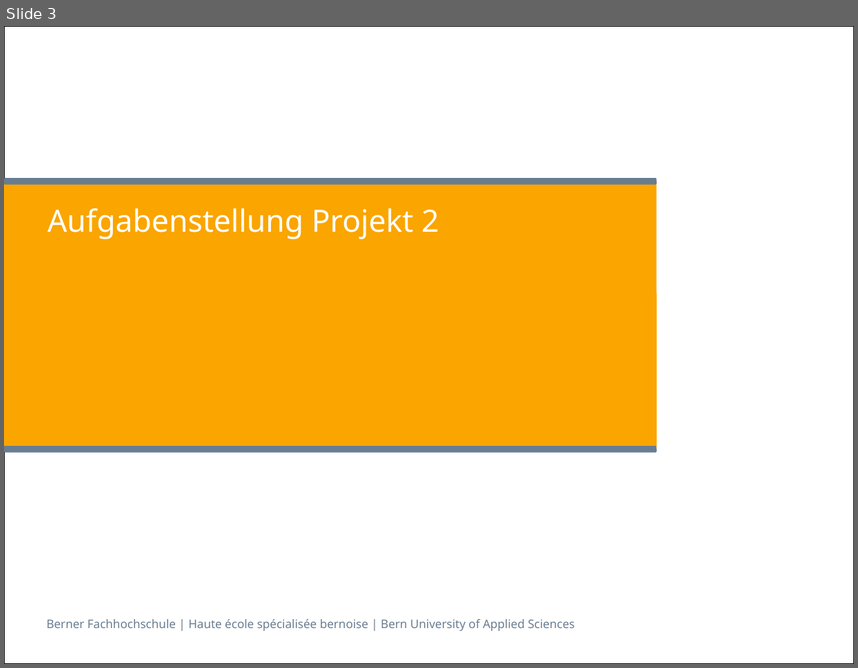
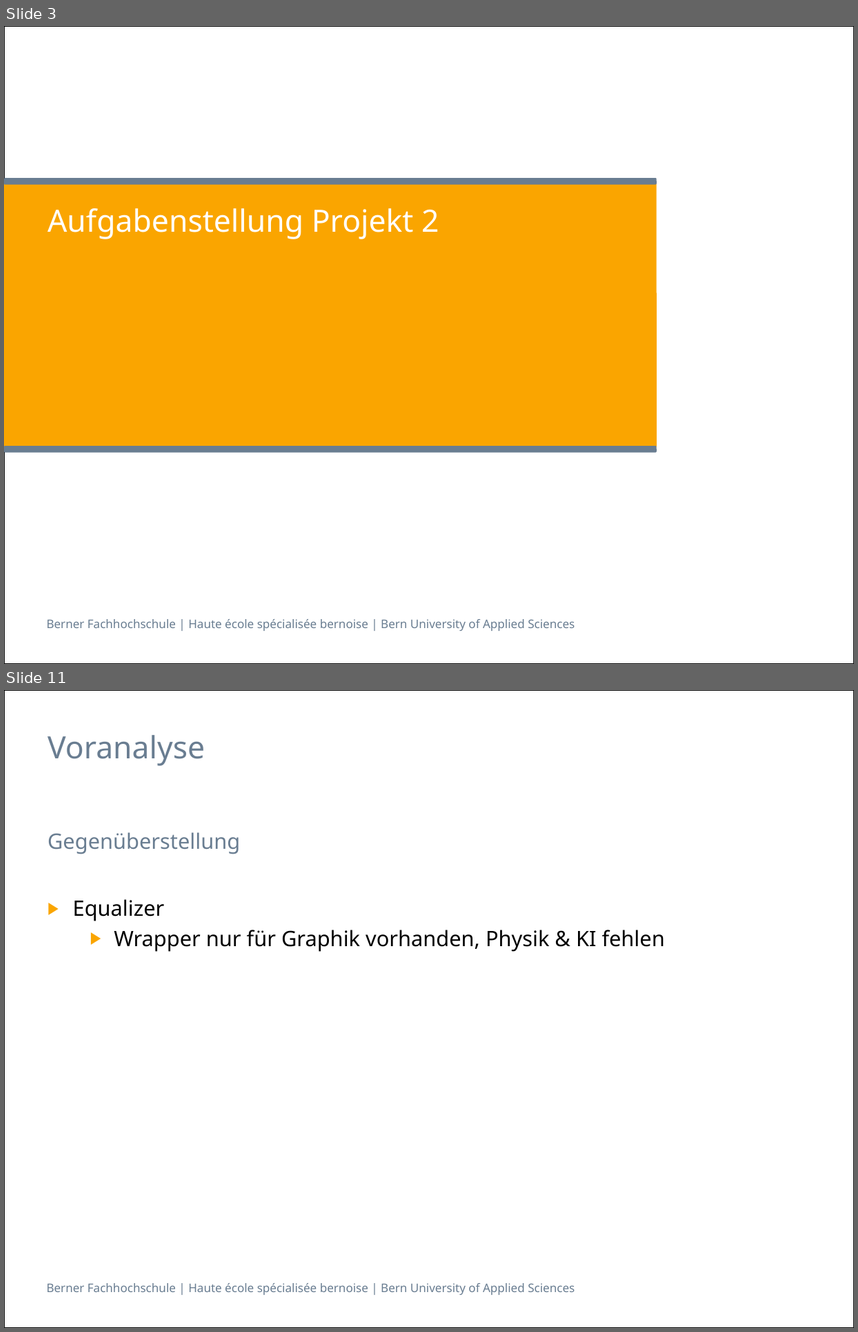
Before and after one commit to villj2/ch.bfh.cpvr.unitycave, a slide deck: docs/presentation/dani.pptx. Shown one above the other, each under a label of ours: slide 3 before the commit, slides 3 and 11 after it; the slides between them are not shown. The pictures are 858x668 and 858x1332 pixels, drawn with LibreOffice and Linux fonts; fonts in the diff are those of the drawing. Boxes give left, top, right and bottom in pixels: in the first picture for what was removed or moved away, otherwise in the second. Text is boxed around its words. In the diff, an @@ line names an element or a change of style, - is before the commit and + after.

```diff
--- a/docs/presentation/dani.pptx
+++ b/docs/presentation/dani.pptx
@@ slide 11 added at <box>4,690,854,1328</box>, background #FFFFFF; not listed: 2 template elements that a slide beside it also shows @@
@@ title added at <box>47,735,205,766</box>, 26 pt, text #697D91 @@
+Voranalyse
@@ text added at <box>47,832,240,854</box>, 18 pt, text #697D91 @@
+Gegenüberstellung
@@ text added at <box>73,899,665,952</box>, 18 pt, text #000000 @@
+▶ Equalizer
+  ▶ Wrapper nur für Graphik vorhanden, Physik & KI fehlen
```
Also in this commit, not shown: 2 slides changed, 27 other slides added, 1 slide removed.
